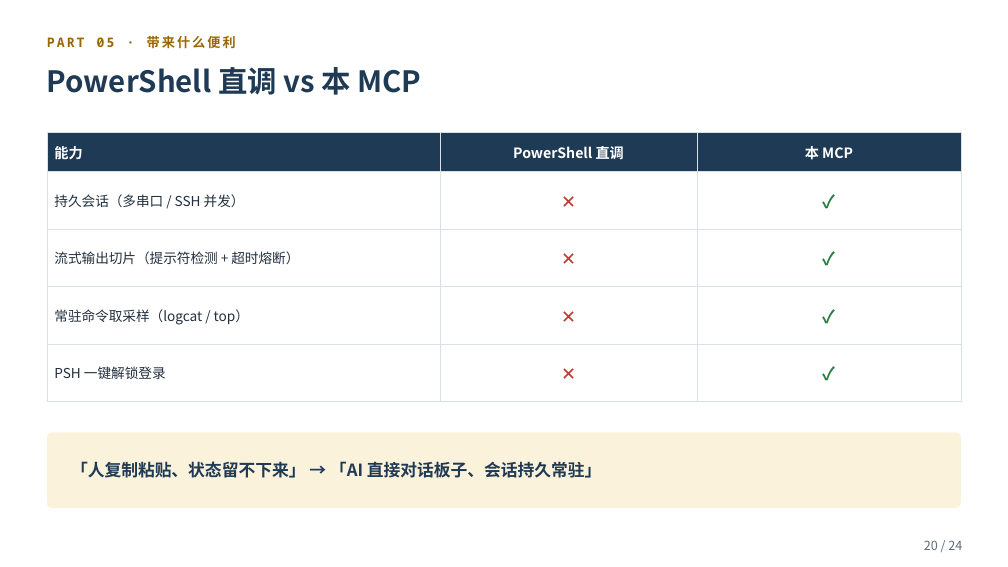
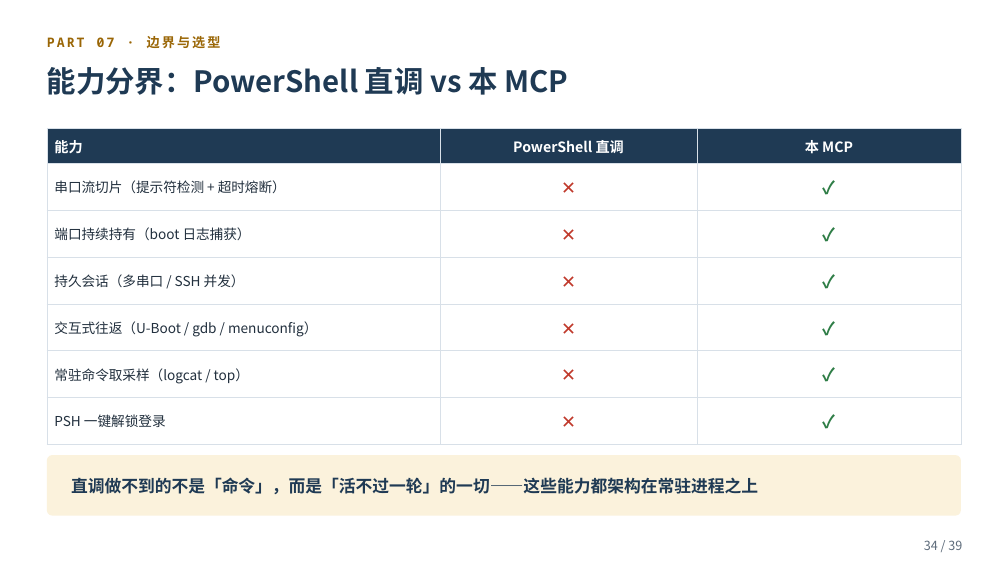
Before and after one commit to smk-h/embedded-mcp-toolkit, a slide deck: slide 34 of ppt/embedded-mcp-toolkit-项目介绍.pptx (slide 20 before the commit). Drawn at 1008x567 pixels with LibreOffice and Linux fonts; fonts in the diff are those of the drawing. Boxes give left, top, right and bottom in pixels: in the first picture for what was removed or moved away, otherwise in the second. Text is boxed around its words. In the diff, an @@ line names an element or a change of style, - is before the commit and + after.

```diff
--- a/ppt/embedded-mcp-toolkit-项目介绍.pptx
+++ b/ppt/embedded-mcp-toolkit-项目介绍.pptx
@@ text at bbox=[47, 36, 221, 48]: text changed @@
-PART 05 · 带来什么便利
+PART 07 · 边界与选型
@@ text at bbox=[47, 67, 568, 95]: text changed @@
-PowerShell 直调 vs 本 MCP
+能力分界：PowerShell 直调 vs 本 MCP
@@ table at bbox=[47, 129, 961, 431] @@
+row 2: 串口流切片（提示符检测 + 超时熔断） | ✕ | ✓
+row 3: 端口持续持有（boot 日志捕获） | ✕ | ✓
-row 5, column 1: 流式输出切片（提示符检测 + 超时熔断）
+row 5, column 1: 交互式往返（U-Boot / gdb / menuconfig）
@@ rounded rectangle: place and size @@
-rounded rectangle at bbox=[47, 433, 961, 508]
+rounded rectangle at bbox=[47, 455, 961, 516]
@@ rounded rectangle at bbox=[47, 455, 961, 516]: proportions changed @@
@@ text removed at bbox=[71, 461, 601, 478] @@
-「人复制粘贴、状态留不下来」 → 「AI 直接对话板子、会话持久常驻」
@@ text added at bbox=[71, 477, 758, 494], 16 pt, text #1F3A54, bold @@
+直调做不到的不是「命令」，而是「活不过一轮」的一切——这些能力都架构在常驻进程之上
@@ text at bbox=[924, 540, 962, 550]: text changed @@
-20 / 24
+34 / 39
```
Also in this commit, not shown: 16 other slides changed, 22 slides added, 7 slides removed, 2 other files.
